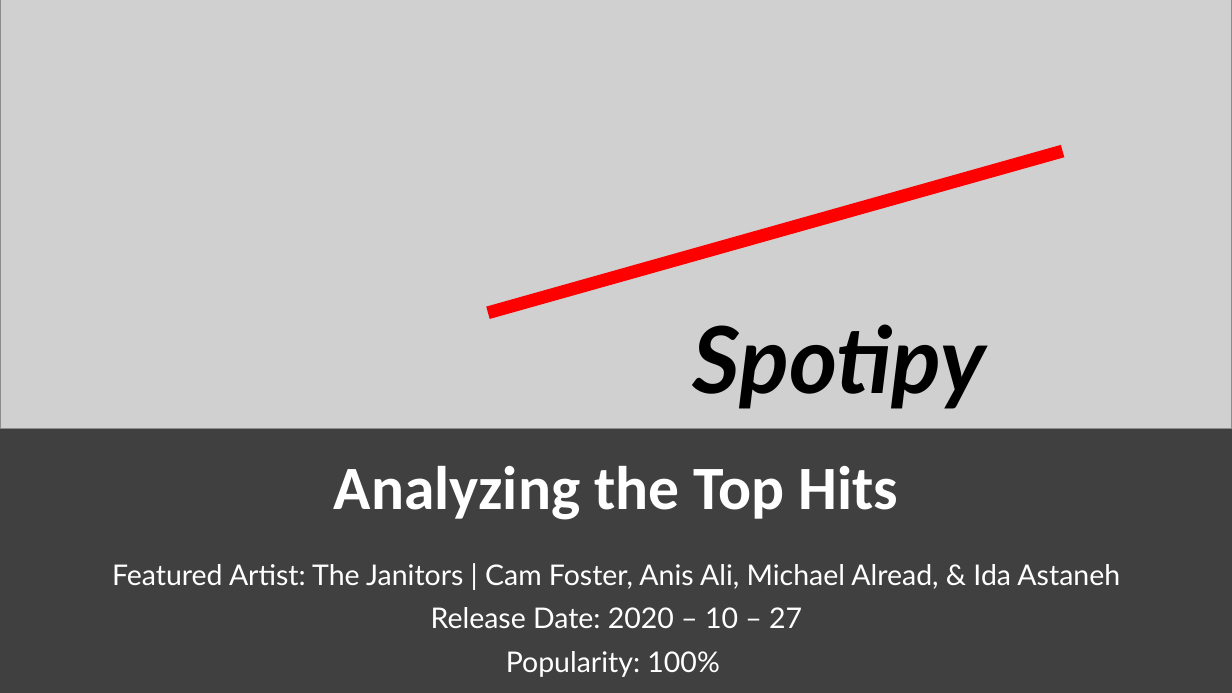
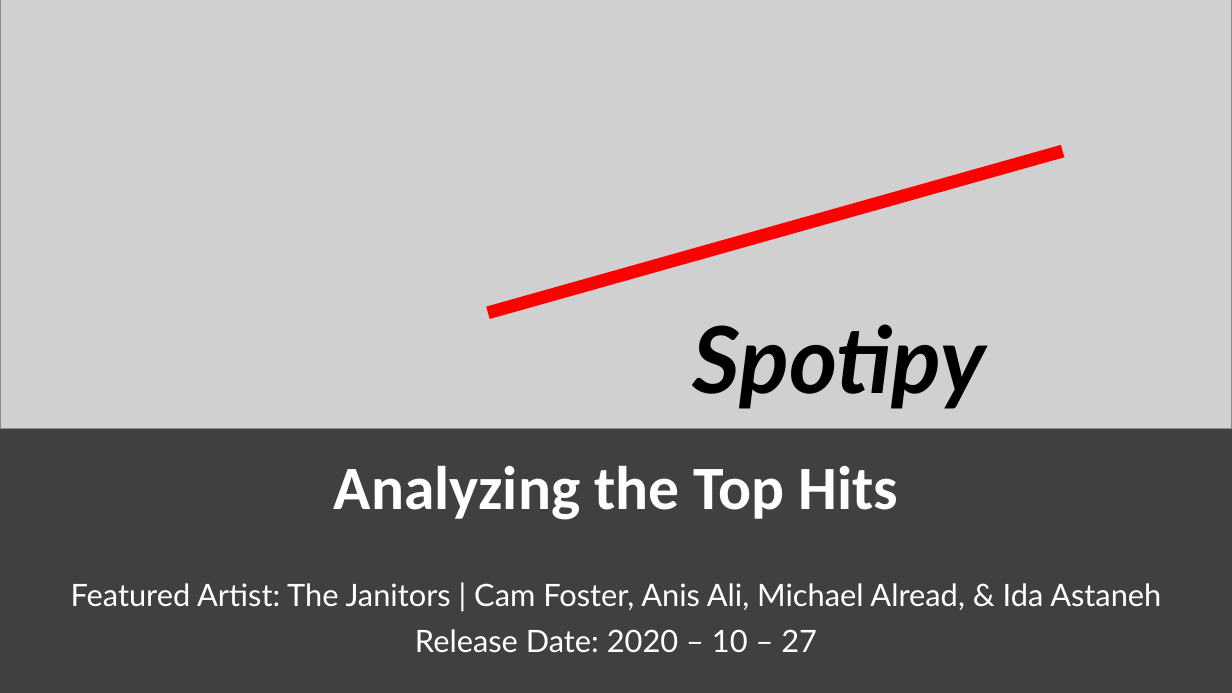
Before and after one commit to iastanehasl/Project-One, a slide deck: slide 1 of Spotipy Presentation 10.27.pptx. Drawn at 1232x693 pixels with LibreOffice and Linux fonts; fonts in the diff are those of the drawing; grey boxes stand for pictures. Boxes give left, top, right and bottom in pixels: in the first picture for what was removed or moved away, otherwise in the second. Text is boxed around its words. In the diff, an @@ line names an element or a change of style, - is before the commit and + after.

Commit message:
adding presentation slides

```diff
--- a/Spotipy Presentation 10.27.pptx
+++ b/Spotipy Presentation 10.27.pptx
@@ subtitle "Featured Artist: The Janitors | ...": place and size @@
-subtitle "Featured Artist: The Janitors | ..." at box(112, 564, 1120, 677)
+subtitle "Featured Artist: The Janitors | ..." at box(71, 583, 1161, 653)
@@ subtitle "Featured Artist: The Janitors | ..." at box(71, 583, 1161, 653): size 22.2 to 24 pt @@
@@ subtitle at box(506, 651, 719, 677): paragraph removed @@
-Popularity: 100%
```
Also in this commit, not shown: 8 other slides changed, 1 slide added, 1 slide removed.
